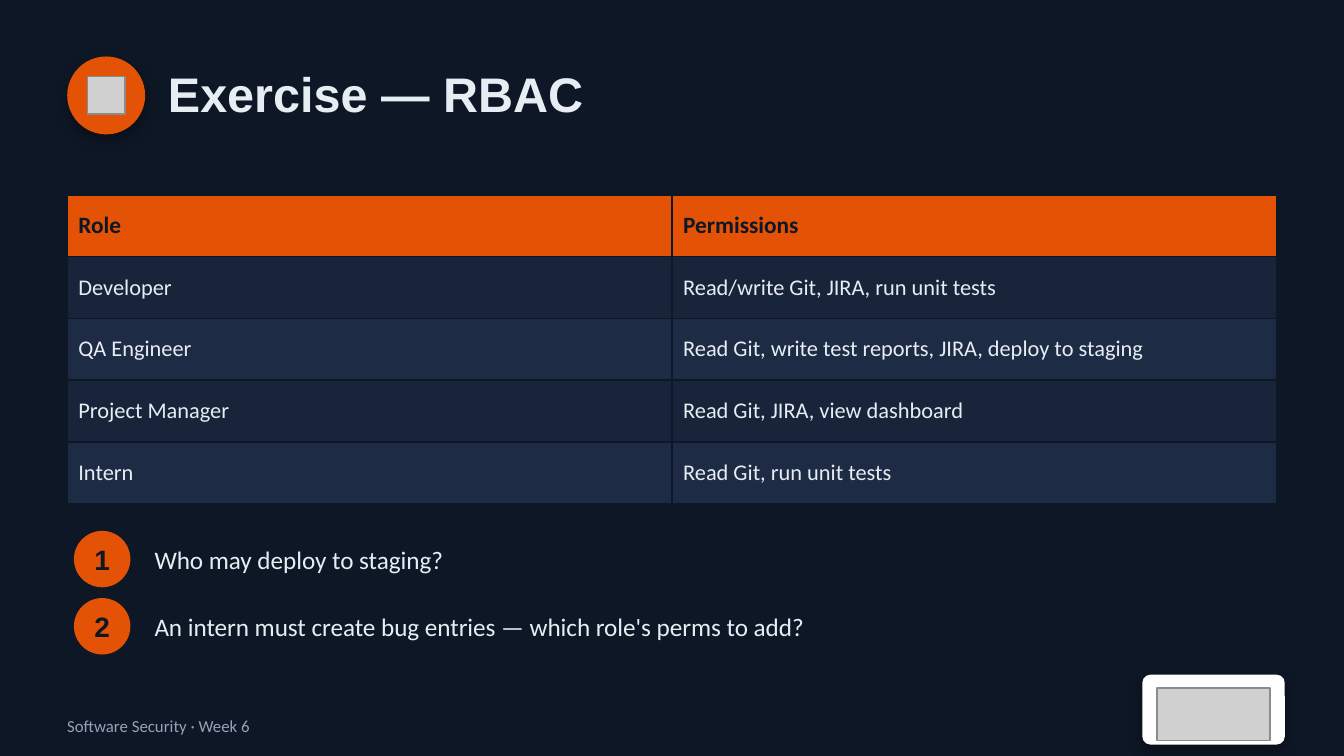
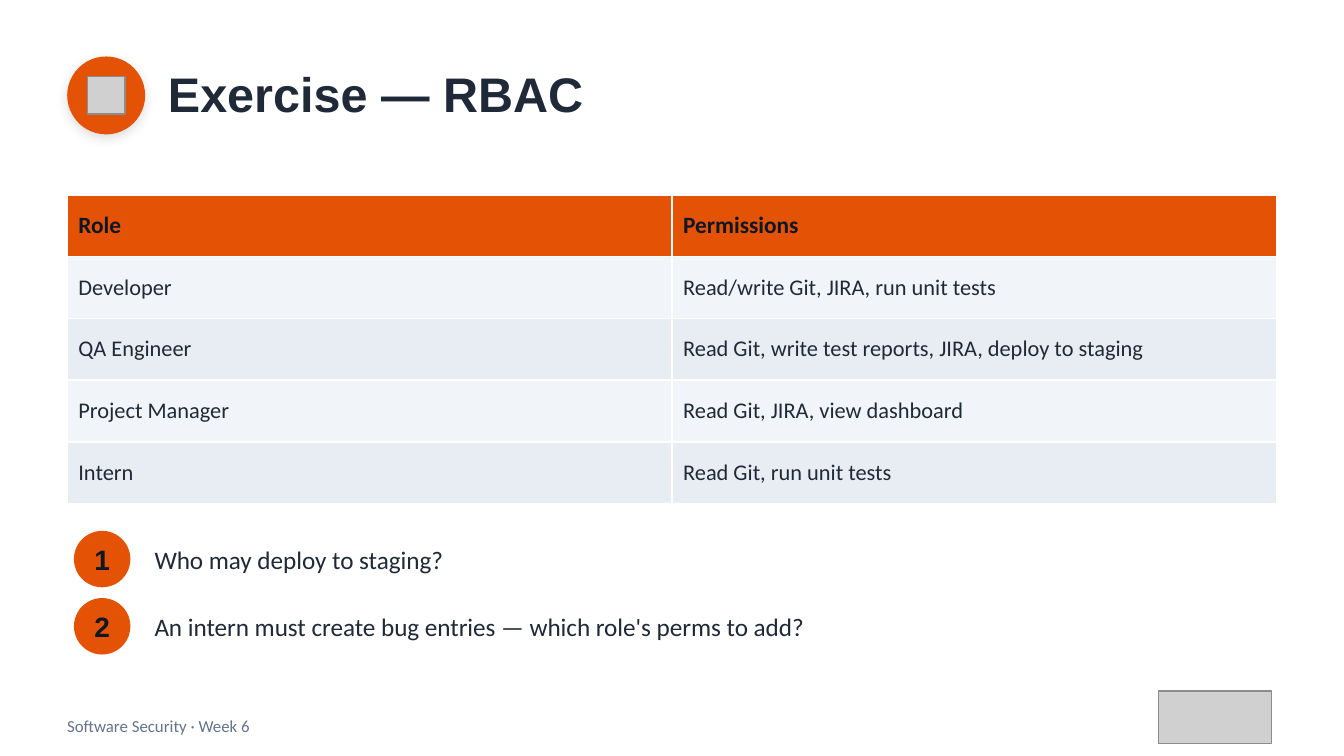
Before and after one commit to nutthakorn7/software-security, a slide deck: slide 10 of slides/pptx/week06.pptx. Drawn at 1344x756 pixels with LibreOffice and Linux fonts; fonts in the diff are those of the drawing; grey boxes stand for pictures. Boxes give left, top, right and bottom in pixels: in the first picture for what was removed or moved away, otherwise in the second. Text is boxed around its words. In the diff, an @@ line names an element or a change of style, - is before the commit and + after.

```diff
--- a/slides/pptx/week06.pptx
+++ b/slides/pptx/week06.pptx
@@ background #0E1726 to #FFFFFF @@
@@ ellipse at (67, 56, 145, 134): shadow changed @@
@@ table at (67, 195, 1277, 487) @@
@@ fill #18243A to #F1F5F9 in 4 cells @@
@@ fill #1E2B45 to #E8EDF3 in 4 cells @@
@@ text colour #E6EDF3 to #1F2937 @@
@@ borders changed @@
@@ text colour #E6EDF3 to #1F2937 in 3 elements at (168, 77, 583, 113), (155, 551, 443, 574), (155, 618, 804, 641) @@
@@ rounded rectangle removed at (1142, 675, 1285, 745) @@
@@ text "Software Security · Week 6" at (67, 720, 250, 735): text colour #94A3B8 to #64748B @@
```
Also in this commit, not shown: 18 other slides changed, 19 other files.
